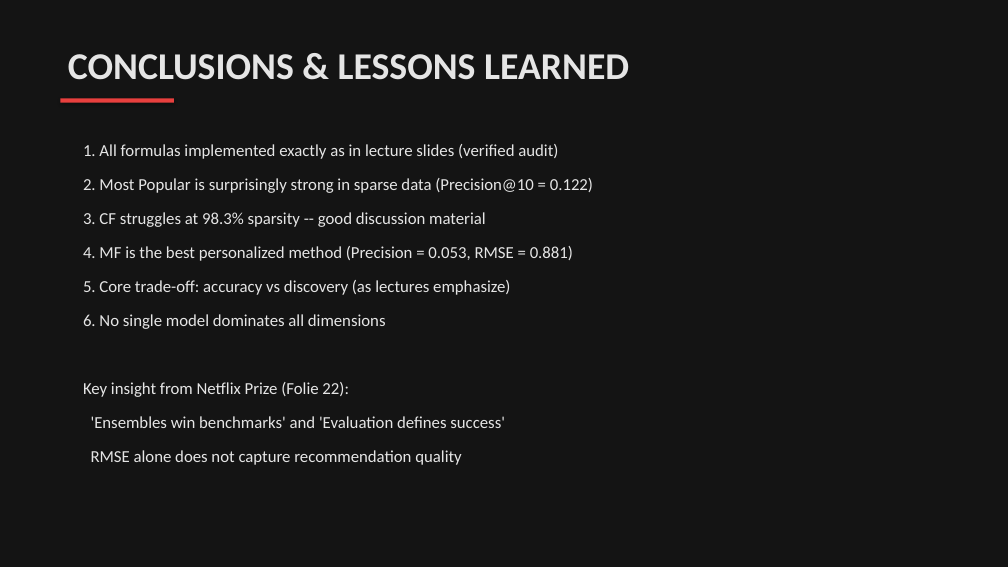
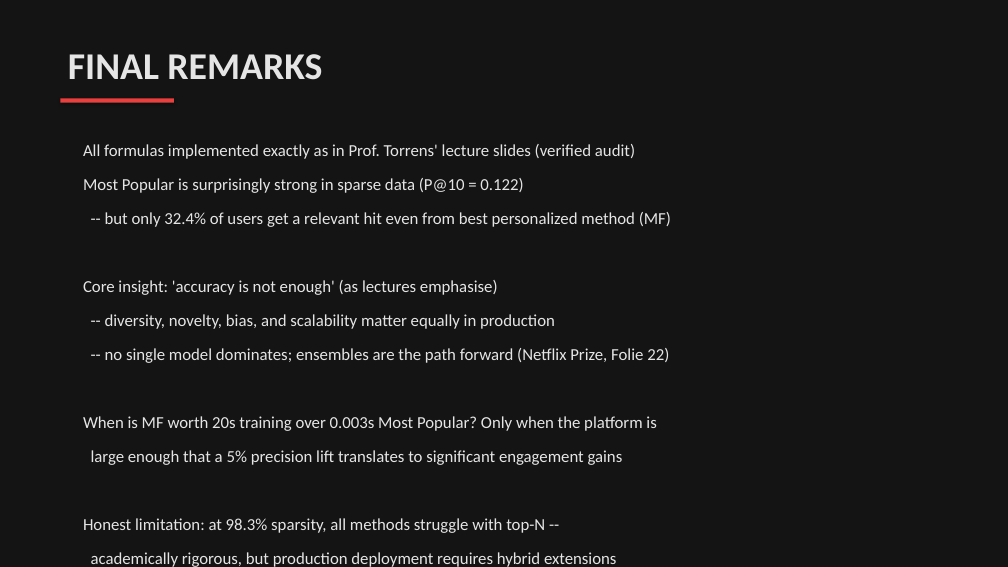
Before and after one commit to Thisisntevenmyfinale/cinematch, a slide deck: slide 20 of CineMatch_Presentation.pptx (slide 16 before the commit). Drawn at 1008x567 pixels with LibreOffice and Linux fonts; fonts in the diff are those of the drawing. Boxes give left, top, right and bottom in pixels: in the first picture for what was removed or moved away, otherwise in the second. Text is boxed around its words. In the diff, an @@ line names an element or a change of style, - is before the commit and + after.

```diff
--- a/CineMatch_Presentation.pptx
+++ b/CineMatch_Presentation.pptx
@@ text at [68,54,322,80]: text changed @@
-CONCLUSIONS & LESSONS LEARNED
+FINAL REMARKS
@@ text at [83,144,635,159]: text changed @@
-1. All formulas implemented exactly as in lecture slides (verified audit)
+All formulas implemented exactly as in Prof. Torrens' lecture slides (verified audit)
@@ text at [83,178,523,193]: text changed @@
-2. Most Popular is surprisingly strong in sparse data (Precision@10 = 0.122)
+Most Popular is surprisingly strong in sparse data (P@10 = 0.122)
@@ text at [105,212,671,227]: text changed @@
-3. CF struggles at 98.3% sparsity -- good discussion material
+-- but only 32.4% of users get a relevant hit even from best personalized method (MF)
@@ text removed at [83,246,573,261] @@
-4. MF is the best personalized method (Precision = 0.053, RMSE = 0.881)
@@ text at [83,280,498,295]: text changed @@
-5. Core trade-off: accuracy vs discovery (as lectures emphasize)
+Core insight: 'accuracy is not enough' (as lectures emphasise)
@@ text at [105,314,555,329]: text changed @@
-6. No single model dominates all dimensions
+-- diversity, novelty, bias, and scalability matter equally in production
@@ text at [105,348,669,363]: text changed @@
-Key insight from Netflix Prize (Folie 22):
+-- no single model dominates; ensembles are the path forward (Netflix Prize, Folie 22)
@@ text at [83,416,656,431]: text changed @@
-'Ensembles win benchmarks' and 'Evaluation defines success'
+When is MF worth 20s training over 0.003s Most Popular? Only when the platform is
@@ text at [91,450,623,465]: text changed @@
-RMSE alone does not capture recommendation quality
+large enough that a 5% precision lift translates to significant engagement gains
@@ text added at [83,518,545,533], 16 pt, text #E5E5E5 @@
+Honest limitation: at 98.3% sparsity, all methods struggle with top-N --
@@ text added at [91,552,617,567], 16 pt, text #E5E5E5 @@
+academically rigorous, but production deployment requires hybrid extensions
```
Also in this commit, not shown: 11 other slides changed, 4 slides added, 1 other file.
